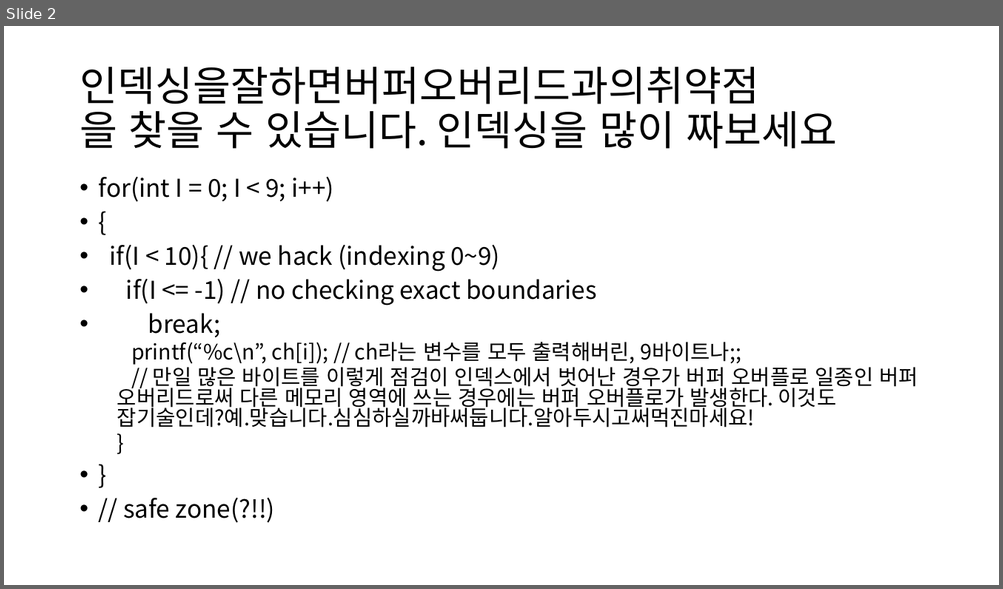
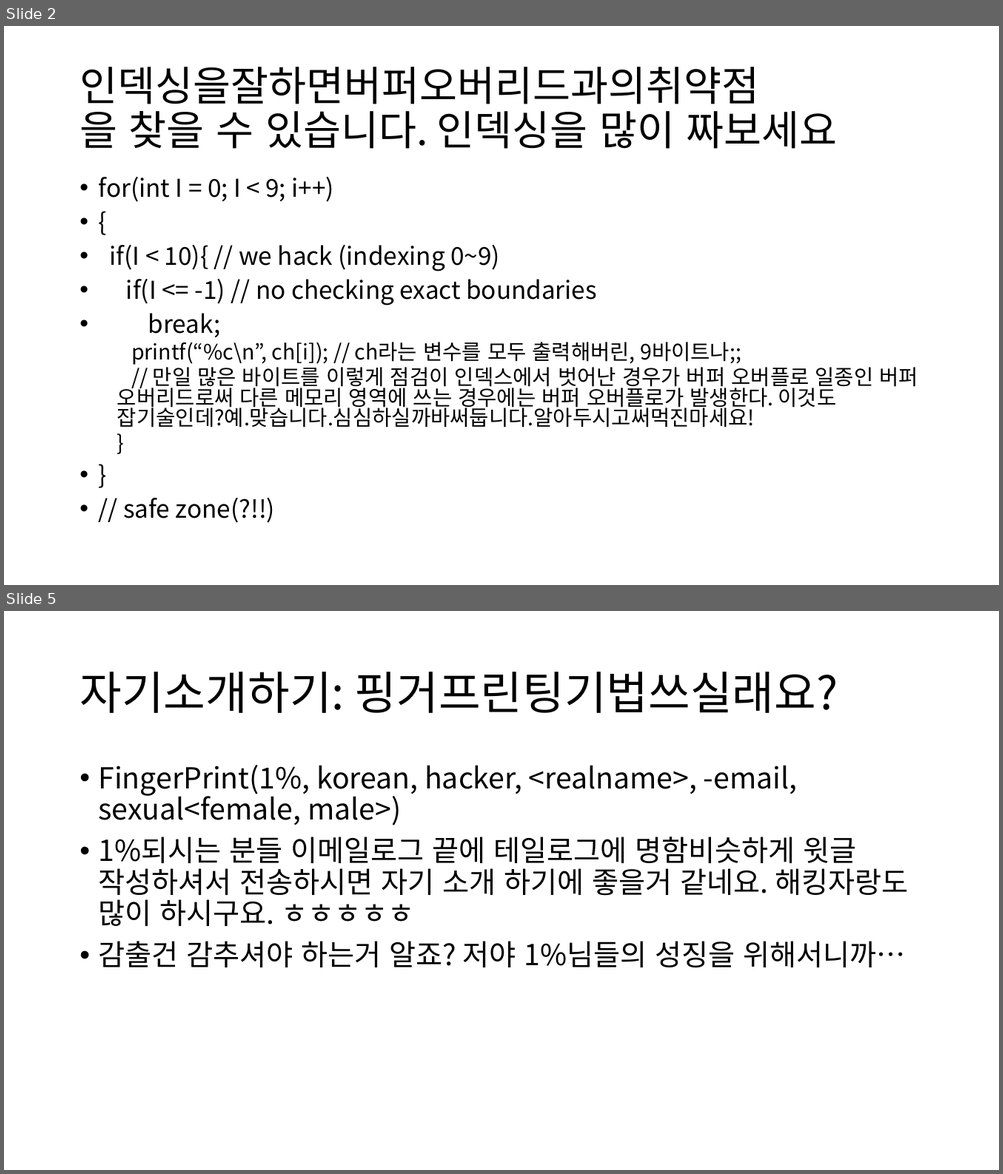
Before and after one commit to tkopppop/CveSs, a slide deck: 바이너리디핑론과부가적해킹기법들소개.pptx. Shown one above the other, each under a label of ours: slide 2 before the commit, slides 2 and 5 after it; the slides between them are not shown. The pictures are 1003x589 and 1003x1174 pixels, drawn with LibreOffice and Linux fonts; fonts in the diff are those of the drawing. Boxes give left, top, right and bottom in pixels: in the first picture for what was removed or moved away, otherwise in the second. Text is boxed around its words. In the diff, an @@ line names an element or a change of style, - is before the commit and + after.

```diff
--- a/바이너리디핑론과부가적해킹기법들소개.pptx
+++ b/바이너리디핑론과부가적해킹기법들소개.pptx
@@ slide 5 added at (4,611,999,1170), background #FFFFFF @@
@@ title added at (79,672,838,713), 44 pt, text #000000 @@
+자기소개하기: 핑거프린팅기법쓰실래요?
@@ text added at (99,765,908,968), 28 pt, text #000000 @@
+• FingerPrint(1%, korean, hacker, <realname>, -email, sexual<female, male>)
+• 1%되시는 분들 이메일로그 끝에 테일로그에 명함비슷하게 윗글 작성하셔서 전송하시면 자기 소개 하기에 좋을거 같네요. 해킹자랑도 많이 하시구요. ㅎㅎㅎㅎㅎ
+• 감출건 감추셔야 하는거 알죠? 저야 1%님들의 성징을 위해서니까…
```
Also in this commit, not shown: 2 slides changed, 5 other slides added.
